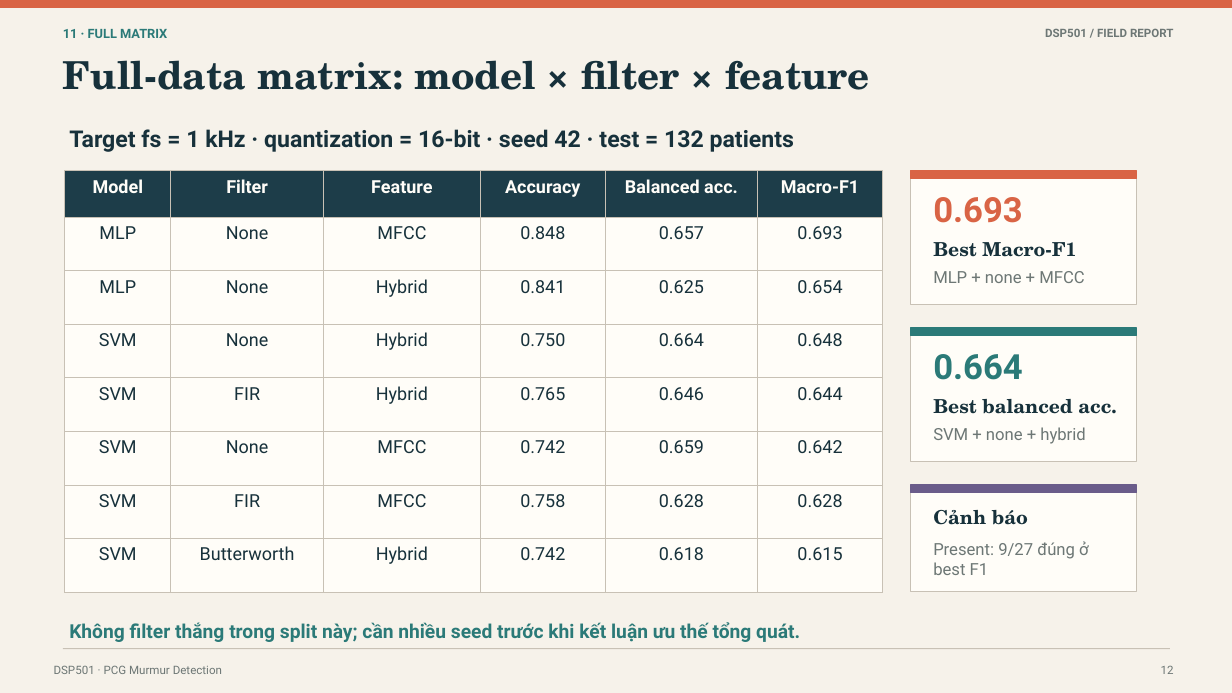
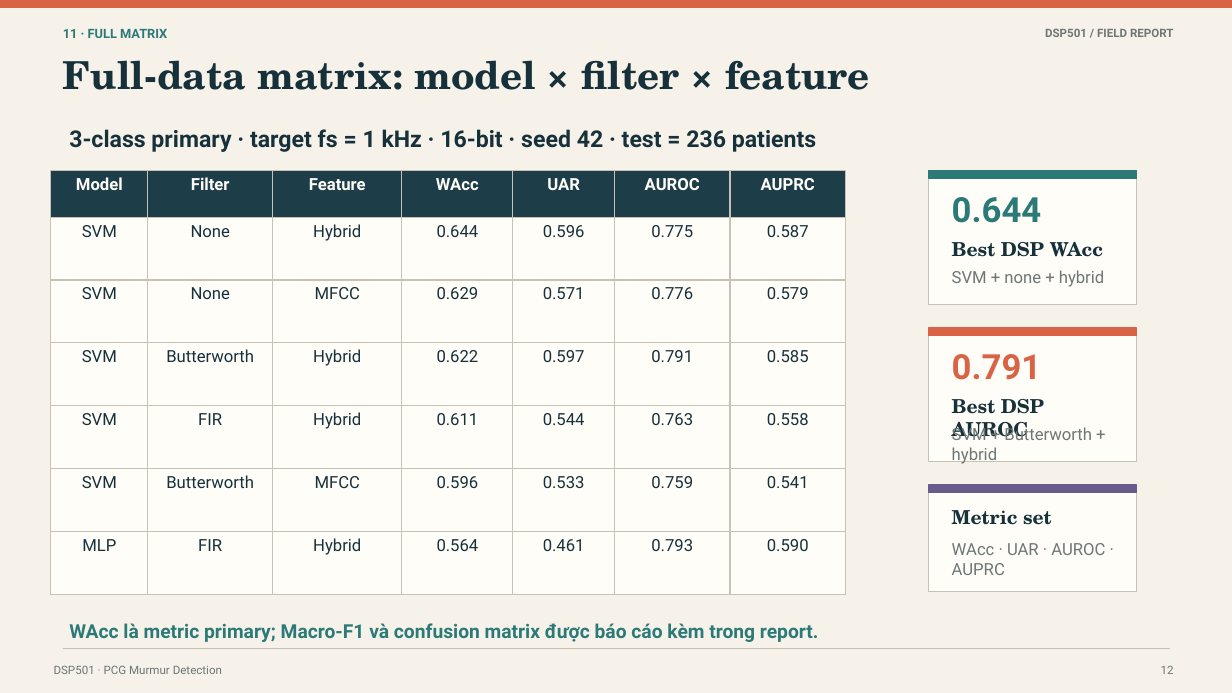
Before and after one commit to nstung463/pcg_murmur_dsp, a slide deck: slide 12 of docs/project_deliverables/DSP501_final_presentation.pptx. Drawn at 1232x693 pixels with LibreOffice and Linux fonts; fonts in the diff are those of the drawing. Boxes give left, top, right and bottom in pixels: in the first picture for what was removed or moved away, otherwise in the second. Text is boxed around its words. In the diff, an @@ line names an element or a change of style, - is before the commit and + after.

Commit message:
Update report and slides with challenge-aligned benchmark

```diff
--- a/docs/project_deliverables/DSP501_final_presentation.pptx
+++ b/docs/project_deliverables/DSP501_final_presentation.pptx
@@ text at box(69, 129, 816, 152): text changed @@
-Target fs = 1 kHz · quantization = 16-bit · seed 42 · test = 132 patients
+3-class primary · target fs = 1 kHz · 16-bit · seed 42 · test = 236 patients
@@ table at box(51, 171, 846, 610) @@
-Model | Filter | Feature | Accuracy | Balanced acc. | Macro-F1
-MLP | None | MFCC | 0.848 | 0.657 | 0.693
-MLP | None | Hybrid | 0.841 | 0.625 | 0.654
-SVM | None | Hybrid | 0.750 | 0.664 | 0.648
-SVM | FIR | Hybrid | 0.765 | 0.646 | 0.644
-SVM | None | MFCC | 0.742 | 0.659 | 0.642
-SVM | FIR | MFCC | 0.758 | 0.628 | 0.628
-SVM | Butterworth | Hybrid | 0.742 | 0.618 | 0.615
+Model | Filter | Feature | WAcc | UAR | AUROC | AUPRC
+SVM | None | Hybrid | 0.644 | 0.596 | 0.775 | 0.587
+SVM | None | MFCC | 0.629 | 0.571 | 0.776 | 0.579
+SVM | Butterworth | Hybrid | 0.622 | 0.597 | 0.791 | 0.585
+SVM | FIR | Hybrid | 0.611 | 0.544 | 0.763 | 0.558
+SVM | Butterworth | MFCC | 0.596 | 0.533 | 0.759 | 0.541
+MLP | FIR | Hybrid | 0.564 | 0.461 | 0.793 | 0.590
@@ table: place and size @@
-table at box(65, 171, 883, 610)
+table at box(51, 171, 846, 610)
@@ rectangle: place and size @@
-rectangle at box(910, 171, 1137, 305)
+rectangle at box(929, 171, 1137, 305)
@@ rectangle: place and size @@
-rectangle at box(910, 171, 1137, 178)
+rectangle at box(929, 171, 1137, 178)
@@ rectangle at box(929, 171, 1137, 178): fill #D96445 to #2B7A78; outline #D96445 1 pt to #2B7A78 1 pt @@
@@ text at box(952, 197, 1042, 223): text changed; text colour #D96445 to #2B7A78 @@
-0.693
+0.644
@@ text at box(952, 242, 1103, 257): text changed @@
-Best Macro-F1
+Best DSP WAcc
@@ text at box(952, 270, 1104, 287): text changed @@
-MLP + none + MFCC
+SVM + none + hybrid
@@ rectangle: place and size @@
-rectangle at box(910, 328, 1137, 462)
+rectangle at box(929, 328, 1137, 462)
@@ rectangle: place and size @@
-rectangle at box(910, 328, 1137, 335)
+rectangle at box(929, 328, 1137, 335)
@@ rectangle at box(929, 328, 1137, 335): fill #2B7A78 to #D96445; outline #2B7A78 1 pt to #D96445 1 pt @@
@@ text at box(952, 354, 1042, 380): text changed; text colour #2B7A78 to #D96445 @@
-0.664
+0.791
@@ text at box(952, 399, 1044, 440): text changed @@
-Best balanced acc.
+Best DSP AUROC
@@ text at box(952, 425, 1092, 464): text changed @@
-SVM + none + hybrid
+SVM + Butterworth + hybrid
@@ rectangle: place and size @@
-rectangle at box(910, 485, 1137, 592)
+rectangle at box(929, 485, 1137, 592)
@@ rectangle: place and size @@
-rectangle at box(910, 485, 1137, 493)
+rectangle at box(929, 485, 1137, 493)
@@ text at box(952, 510, 1052, 525): text changed @@
-Cảnh báo
+Metric set
@@ text at box(952, 543, 1105, 575): text changed @@
-Present: 9/27 đúng ở best F1
+WAcc · UAR · AUROC · AUPRC
@@ text at box(69, 623, 819, 642): text changed @@
-Không filter thắng trong split này; cần nhiều seed trước khi kết luận ưu thế tổng quát.
+WAcc là metric primary; Macro-F1 và confusion matrix được báo cáo kèm trong report.
```
Also in this commit, not shown: 5 other slides changed, 1 slide added, 1 slide removed, 6 other files.
